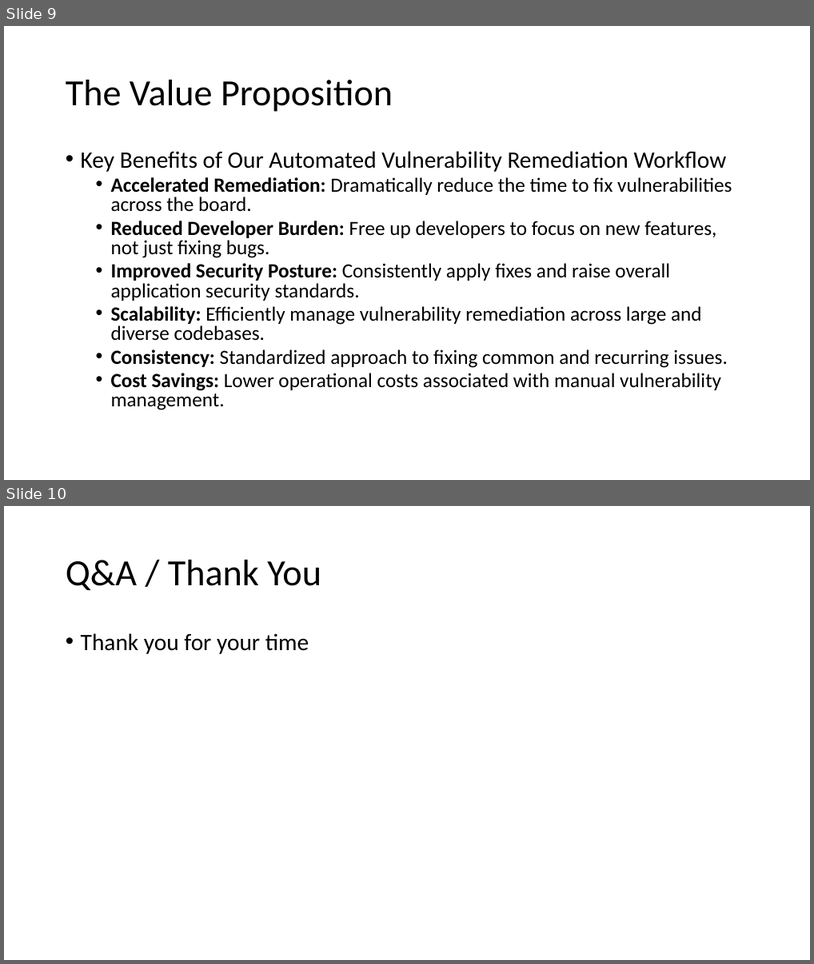
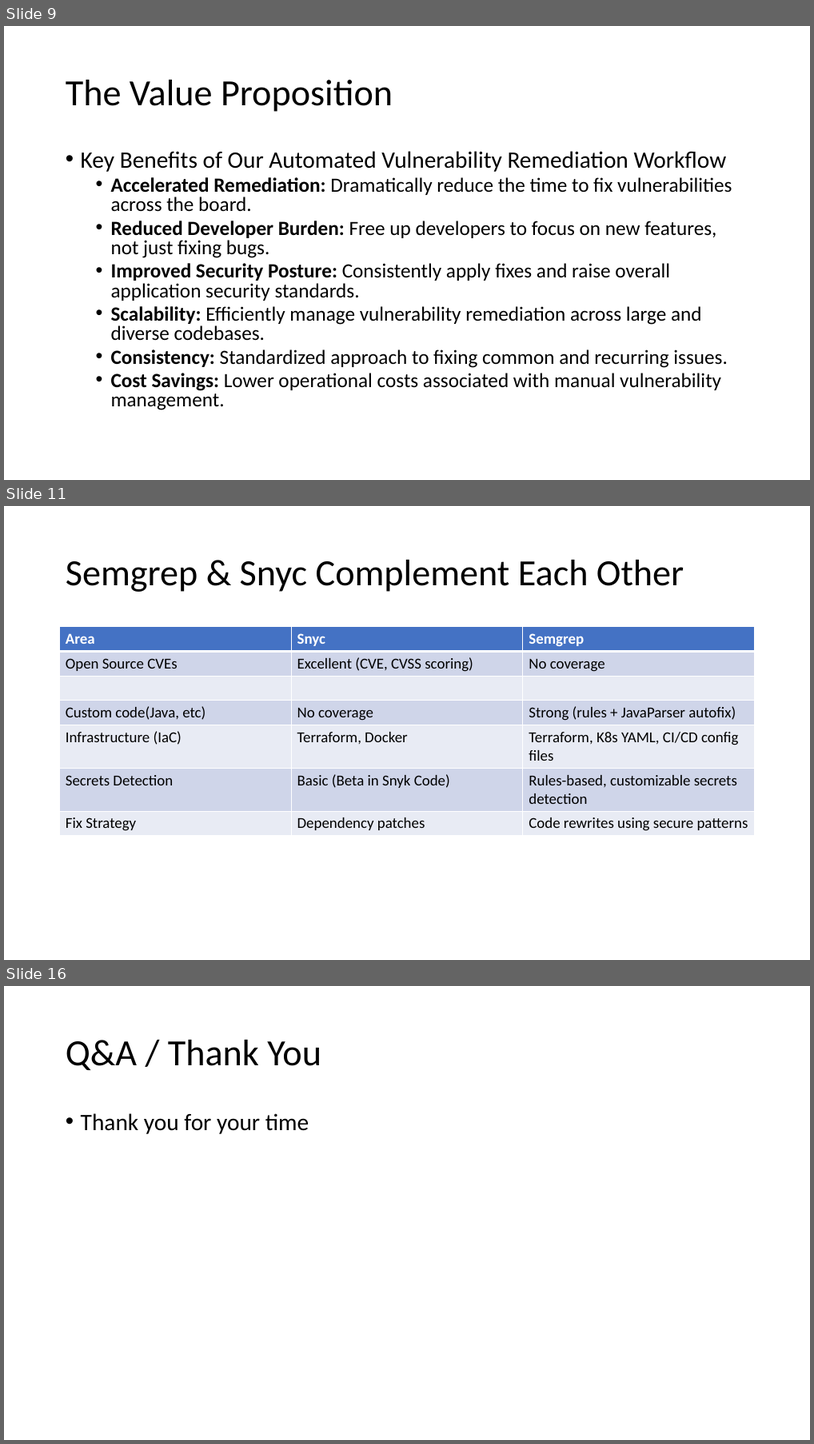
Before and after one commit to sivendar2/jenkins-shared-lib, a slide deck: Vulnerability Remediation Workflow.pptx. Shown one above the other, each under a label of ours: slides 9 and 10 before the commit, slides 9, 11 and 16 after it; the slides between them are not shown. The pictures are 814x964 and 814x1444 pixels, drawn with LibreOffice and Linux fonts; fonts in the diff are those of the drawing. Boxes give left, top, right and bottom in pixels: in the first picture for what was removed or moved away, otherwise in the second. Text is boxed around its words. In the diff, an @@ line names an element or a change of style, - is before the commit and + after.

```diff
--- a/Vulnerability Remediation Workflow.pptx
+++ b/Vulnerability Remediation Workflow.pptx
@@ slide 11 added at [4, 506, 810, 960], background #FFFFFF @@
@@ title added at [66, 560, 684, 592], 44 pt, text #000000 @@
+Semgrep & Snyc Complement Each Other
@@ table added at [60, 627, 754, 852], 7 rows, 3 columns @@
+Area | Snyc | Semgrep
+Open Source CVEs | Excellent (CVE, CVSS scoring) | No coverage
+ |  | 
+Custom code(Java, etc) | No coverage | Strong (rules + JavaParser autofix)
+Infrastructure (IaC) | Terraform, Docker | Terraform, K8s YAML, CI/CD config files
+Secrets Detection | Basic (Beta in Snyk Code) | Rules-based, customizable secrets detection
+Fix Strategy | Dependency patches | Code rewrites using secure patterns
@@ what was slide 10 is now slide 16 @@
```
Also in this commit, not shown: 1 slide changed, 5 other slides added, 14 other files.
